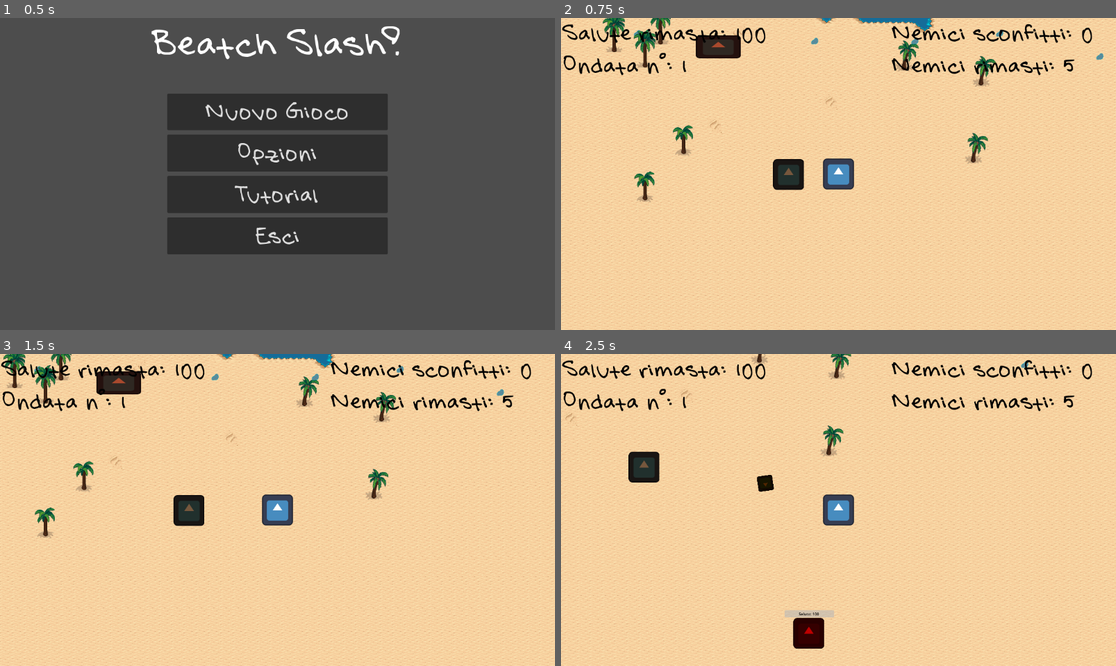
Above: before the commit, frames 1-4 (two rows, left to right).
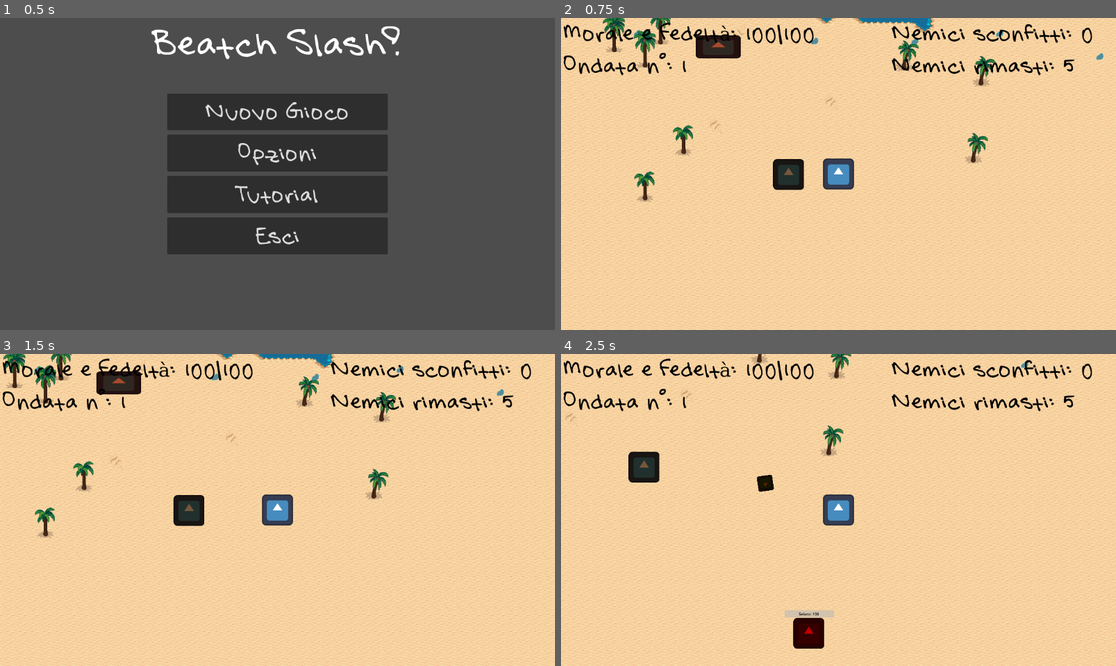
Above: after the commit, the same moments.

Repository: xMarcoMax/BeatchSlash
Game: Godot game, scene res://Scenes/main_menu.tscn
Two runs of this game, one before a commit and one after it. Both use one fixed random seed, a clock stepped at 60 frames per second and the inputs below. The engine's default icon, where the game draws it, is replaced by a stand-in: a white triangle on a blue panel in a dark square.
Inputs (mouse positions are in pixels of both pictures, inside the frame that each line leads up to):
- Up to frame 1 (0.5 s): no input
- Up to frame 2 (0.75 s): click "Nuovo Gioco" at 0.5 s
- Up to frame 3 (1.5 s): tap Enter at 1.25 s; move the mouse to (399, 494) at 1.27 s; hold Right (ui_right) from 1.28 s (still down); hold Space (run) from 1.28 s (still down)
- Up to frame 4 (2.5 s): move the mouse to (727, 525) at 2.02 s; release Right (ui_right) at 2.03 s; release Space (run) at 2.03 s; hold Down (ui_down) from 2.03 s (still down); right-click (727, 525) at 2.1 s

Frame 1 is identical in both runs. In frame 2, 1.0% of the frame differs, in the area x 0-46%, y 1-9%; in frame 3, 1.0%; in frame 4, 1.1%.

Commit message:
Prima bozza sistema acquisto upgrades

Diff:
--- a/Objects/hud.tscn
+++ b/Objects/hud.tscn
@@ -51,4 +51,4 @@
 theme_override_colors/font_color = Color(0, 0, 0, 1)
 theme_override_fonts/font = ExtResource("1_bc8po")
 theme_override_font_sizes/font_size = 40
-text = "Record per partita: 5"
+text = "Rimasti: 5"
--- /dev/null
+++ b/Objects/item.tscn
@@ -0,0 +1,19 @@
+[gd_scene load_steps=3 format=3 uid="uid://divnmkak0l460"]
+
+[ext_resource type="FontFile" uid="uid://ca1jm1oqv16by" path="res://Assets/Fonts/Summer.ttf" id="1_uxoyi"]
+[ext_resource type="Texture2D" uid="uid://c67v2s8388bcm" path="res://Assets/icon.svg" id="2_xcira"]
+
+[node name="Item" type="VBoxContainer"]
+offset_right = 40.0
+offset_bottom = 40.0
+
+[node name="Name" type="Label" parent="."]
+layout_mode = 2
+theme_override_fonts/font = ExtResource("1_uxoyi")
+text = "Nome Articolo"
+horizontal_alignment = 1
+
+[node name="Image" type="TextureButton" parent="."]
+layout_mode = 2
+tooltip_text = "Descrizione Articolo"
+texture_normal = ExtResource("2_xcira")
--- a/Scenes/level.tscn
+++ b/Scenes/level.tscn
@@ -11,6 +11,7 @@
 [ext_resource type="Texture2D" uid="uid://dv3ukkfsjy8a3" path="res://Assets/Tiles/beach-desert.png" id="3_x66pn"]
 [ext_resource type="PackedScene" uid="uid://bvn7wqfspf5nw" path="res://Scenes/game_over.tscn" id="4_crh0w"]
 [ext_resource type="PackedScene" uid="uid://rwfa2y1hi3hm" path="res://Characters/boyfriend.tscn" id="5_a1jco"]
+[ext_resource type="PackedScene" uid="uid://dhsgh2vnyybdr" path="res://Scenes/upgrades_purchase.tscn" id="5_c7le1"]
 [ext_resource type="Script" uid="uid://do0n1cb3kqcvw" path="res://Scripts/boyfriend.gd" id="6_gulnw"]
 [ext_resource type="PackedScene" uid="uid://5262icj7jl87" path="res://Objects/upgrades.tscn" id="12_pa6b8"]
 [ext_resource type="Script" uid="uid://xiutgrolxo2x" path="res://Scripts/upgrades.gd" id="13_crh0w"]
@@ -581,9 +582,11 @@
 [node name="Level" type="Node2D"]
 script = ExtResource("1_nesj5")
 
-[node name="HUD" parent="." instance=ExtResource("2_c5jan")]
-
-[node name="NextWave" type="Label" parent="HUD"]
+[node name="UI" type="Node" parent="."]
+
+[node name="HUD" parent="UI" instance=ExtResource("2_c5jan")]
+
+[node name="NextWave" type="Label" parent="UI/HUD"]
 visible = false
 anchors_preset = -1
 anchor_left = 0.5
@@ -601,7 +604,30 @@
 theme_override_font_sizes/font_size = 37
 text = "Prossima ondata tra"
 
-[node name="GameOver" parent="." instance=ExtResource("4_crh0w")]
+[node name="UpgradesInteract" type="RichTextLabel" parent="UI/HUD"]
+visible = false
+anchors_preset = -1
+anchor_left = 0.5
+anchor_top = 0.752
+anchor_right = 0.501
+anchor_bottom = 0.752
+offset_left = -325.0
+offset_top = -26.296
+offset_right = 330.848
+offset_bottom = 30.704
+grow_horizontal = 2
+grow_vertical = 2
+theme_override_colors/default_color = Color(0, 0, 0, 1)
+theme_override_fonts/normal_font = ExtResource("3_qxfql")
+theme_override_font_sizes/normal_font_size = 31
+bbcode_enabled = true
+text = "Premi [color=a30000]F[/color] per acquistare potenziamenti"
+horizontal_alignment = 1
+
+[node name="GameOver" parent="UI" instance=ExtResource("4_crh0w")]
+visible = false
+
+[node name="UpgradesPurchase" parent="UI" instance=ExtResource("5_c7le1")]
 visible = false
 
 [node name="World" type="Node2D" parent="."]
--- /dev/null
+++ b/Scenes/upgrades_purchase.tscn
@@ -0,0 +1,120 @@
+[gd_scene load_steps=5 format=3 uid="uid://dhsgh2vnyybdr"]
+
+[ext_resource type="Script" uid="uid://dqw17nvjm30dn" path="res://Scripts/upgrades_purchase.gd" id="1_njbm1"]
+[ext_resource type="FontFile" uid="uid://ca1jm1oqv16by" path="res://Assets/Fonts/Summer.ttf" id="1_xats4"]
+
+[sub_resource type="StyleBoxFlat" id="StyleBoxFlat_xats4"]
+bg_color = Color(0.160784, 0.160784, 0.160784, 0.905882)
+
+[sub_resource type="StyleBoxFlat" id="StyleBoxFlat_njbm1"]
+bg_color = Color(0.13, 0.13, 0.13, 1)
+
+[node name="UpgradesPurchase" type="CanvasLayer"]
+script = ExtResource("1_njbm1")
+
+[node name="Panel" type="Panel" parent="."]
+anchors_preset = 15
+anchor_right = 1.0
+anchor_bottom = 1.0
+grow_horizontal = 2
+grow_vertical = 2
+theme_override_styles/panel = SubResource("StyleBoxFlat_xats4")
+
+[node name="ShopName" type="Label" parent="Panel"]
+layout_mode = 1
+anchors_preset = 5
+anchor_left = 0.5
+anchor_right = 0.5
+offset_left = -71.0
+offset_right = 71.0
+offset_bottom = 23.0
+grow_horizontal = 2
+theme_override_fonts/font = ExtResource("1_xats4")
+theme_override_font_sizes/font_size = 30
+text = "Nome Negozio SrL"
+horizontal_alignment = 1
+
+[node name="TabContainer" type="TabContainer" parent="Panel"]
+layout_mode = 1
+anchors_preset = 15
+anchor_right = 1.0
+anchor_bottom = 1.0
+offset_top = 63.0
+offset_bottom = -70.0
+grow_horizontal = 2
+grow_vertical = 2
+theme_override_styles/panel = SubResource("StyleBoxFlat_njbm1")
+tab_alignment = 1
+current_tab = 0
+
+[node name="Player" type="Control" parent="Panel/TabContainer"]
+layout_mode = 2
+metadata/_tab_index = 0
+
+[node name="ScrollContainer" type="ScrollContainer" parent="Panel/TabContainer/Player"]
+layout_mode = 1
+anchors_preset = 15
+anchor_right = 1.0
+anchor_bottom = 1.0
+offset_top = 22.0
+grow_horizontal = 2
+grow_vertical = 2
+
+[node name="GridContainer" type="GridContainer" parent="Panel/TabContainer/Player/ScrollContainer"]
+layout_mode = 2
+columns = 10
+
+[node name="Target" type="Control" parent="Panel/TabContainer"]
+visible = false
+layout_mode = 2
+metadata/_tab_index = 1
+
+[node name="ScrollContainer" type="ScrollContainer" parent="Panel/TabContainer/Target"]
+layout_mode = 1
+anchors_preset = 15
+anchor_right = 1.0
+anchor_bottom = 1.0
+offset_top = 22.0
+grow_horizontal = 2
+grow_vertical = 2
+
+[node name="GridContainer" type="GridContainer" parent="Panel/TabContainer/Target/ScrollContainer"]
+layout_mode = 2
+columns = 10
+
+[node name="Bonus" type="Control" parent="Panel/TabContainer"]
+visible = false
+layout_mode = 2
+metadata/_tab_index = 2
+
+[node name="ScrollContainer" type="ScrollContainer" parent="Panel/TabContainer/Bonus"]
+layout_mode = 1
+anchors_preset = 15
+anchor_right = 1.0
+anchor_bottom = 1.0
+offset_top = 22.0
+grow_horizontal = 2
+grow_vertical = 2
+
+[node name="GridContainer" type="GridContainer" parent="Panel/TabContainer/Bonus/ScrollContainer"]
+layout_mode = 2
+columns = 10
+
+[node name="Button" type="Button" parent="Panel"]
+layout_mode = 1
+anchors_preset = 7
+anchor_left = 0.5
+anchor_top = 1.0
+anchor_right = 0.5
+anchor_bottom = 1.0
+offset_left = -57.0
+offset_top = -66.0
+offset_right = 57.0
+offset_bottom = -12.0
+grow_horizontal = 2
+grow_vertical = 0
+theme_override_fonts/font = ExtResource("1_xats4")
+theme_override_font_sizes/font_size = 30
+text = "Esci"
+
+[connection signal="pressed" from="Panel/Button" to="." method="_on_button_pressed"]
--- a/Scripts/Autoload/SignalManager.gd
+++ b/Scripts/Autoload/SignalManager.gd
@@ -9,6 +9,9 @@
 
 #Segnali per l'hud
 signal update_health(value)
+signal update_shield(value)
+
+signal update_health_shield(health, shield)
 
 signal game_over
 signal game_started
--- a/Scripts/boyfriend.gd
+++ b/Scripts/boyfriend.gd
@@ -20,14 +20,17 @@
 func _process(delta):
 	pass
 
-func _physics_process(delta):
-	pass
-
 func _on_enemy_attack(damage):
-	hp -= damage
-	SignalManager.update_health.emit(hp)
+	calculate_health_values(damage)
 	if hp <= 0:
 		SignalManager.game_over.emit()
+
+func calculate_health_values(damage):
+	if shield > 0:
+		shield -= damage
+	else:
+		hp -= damage
+	SignalManager.update_health_shield.emit(hp, shield)
 
 func set_hp(value):
 	pass
--- a/Scripts/hud.gd
+++ b/Scripts/hud.gd
@@ -1,21 +1,23 @@
 extends CanvasLayer
 
-@onready var health: Label =$HealthAndWave/Health
-@onready var wave: Label = $HealthAndWave/Wave
-@onready var defeated: Label = $DefeatedAndRemain/EnemyDefeated
-@onready var record: Label = $DefeatedAndRemain/EnemyRemain
+@onready var health_label: Label =$HealthAndWave/Health
+@onready var wave_label: Label = $HealthAndWave/Wave
+@onready var defeated_label: Label = $DefeatedAndRemain/EnemyDefeated
+@onready var record_label: Label = $DefeatedAndRemain/EnemyRemain
 
 func _ready():
-	SignalManager.update_health.connect(set_health)
-
-func set_health(value):
-	health.text = "Salute rimasta: " + str(value)
+	SignalManager.update_health_shield.connect(set_values)
 
 func set_wave(value):
-	wave.text = "Ondata n°: "+str(value)
+	wave_label.text = "Ondata n°: "+str(value)
 
 func set_defeated(value):
-	defeated.text = "Nemici sconfitti: "+str(value)
+	defeated_label.text = "Nemici sconfitti: "+str(value)
 
 func set_remain(value):
-	record.text = "Nemici rimasti: "+str(value)
+	record_label.text = "Nemici rimasti: "+str(value)
+
+func set_values(health, shield):
+	health = 0 if health < 0 else health
+	shield = 0 if shield < 0 else shield
+	health_label.text = "Morale e Fedeltà: " + str(shield) + "|" + str(health)
--- a/Scripts/level.gd
+++ b/Scripts/level.gd
@@ -3,9 +3,9 @@
 @onready var player: CharacterBody2D = $Player
 @onready var target: CharacterBody2D = get_node("Boyfriend")
 @onready var spawn_area: Area2D = $World/EnemySpawn
-@onready var hud: CanvasLayer = $HUD
-@onready var game_over: CanvasLayer = $GameOver
-@onready var next_wave: Label = $HUD/NextWave
+@onready var hud: CanvasLayer = $UI/HUD
+@onready var game_over: CanvasLayer = $UI/GameOver
+@onready var next_wave: Label = $UI/HUD/NextWave
 @onready var next_wave_timer: Timer = $NextWaveTimer
 
 const base_enemy_health = 100
@@ -25,7 +25,7 @@
 	total_enemies = base_enemy_number
 	spawn_number = base_enemy_number
 	remain = base_enemy_number
-	hud.set_health(target.hp)
+	hud.set_values(target.shield, target.hp)
 	hud.set_wave(wave)
 	hud.set_defeated(defeated_total)
 	hud.set_remain(total_enemies)
--- a/Scripts/main_menu.gd
+++ b/Scripts/main_menu.gd
@@ -1,7 +1,6 @@
 extends Control
 
 func _ready():
-	print(MusicManager.is_music_playing())
 	if !MusicManager.is_music_playing():
 		MusicManager.load_menu_music()
 
--- a/Scripts/upgrades.gd
+++ b/Scripts/upgrades.gd
@@ -1,12 +1,38 @@
 extends StaticBody2D
 
-@onready var area = $Area2D
-@onready var sprite = $Sprite2D
-@onready var shape = $CollisionShape2D
+@onready var area: Area2D = $Area2D
+@onready var sprite: Sprite2D = $Sprite2D
+@onready var shape: CollisionShape2D = $CollisionShape2D
+@onready var upgrades_text: RichTextLabel = $"../UI/HUD/UpgradesInteract"
+@onready var wave_timer: Timer = $"../NextWaveTimer"
+@onready var purchase: CanvasLayer = $"../UI/UpgradesPurchase"
+
+var player_in_range = false
 
 func _ready():
 	area.body_entered.connect(_on_body_entered)
+	area.body_exited.connect(_on_body_exited)
+
+func _input(event):
+	if event.is_action_pressed("buy_upgrades") and !wave_timer.is_stopped():
+		purchase.visible = true
+	elif event.is_action_pressed("esc"):
+		purchase.visible = false
+
+func _process(delta):
+	if wave_timer.is_stopped() and player_in_range:
+		upgrades_text.visible = false
+		purchase.visible = false
+		player_in_range = false
 
 func _on_body_entered(body):
+	if body.is_in_group("player") and !wave_timer.is_stopped():
+		upgrades_text.visible = true
+		player_in_range = true
+		print("Player entrato")
+
+func _on_body_exited(body):
 	if body.is_in_group("player"):
-		print("Player entratow")
+		upgrades_text.visible = false
+		player_in_range = false
+		print("Player uscitow")
--- /dev/null
+++ b/Scripts/upgrades_purchase.gd
@@ -0,0 +1,40 @@
+extends CanvasLayer
+
+@onready var player_upgrades: GridContainer = $Panel/TabContainer/Player/ScrollContainer/GridContainer
+@onready var target_upgrades: GridContainer = $Panel/TabContainer/Target/ScrollContainer/GridContainer
+@onready var bonus_upgrades: GridContainer = $Panel/TabContainer/Bonus/ScrollContainer/GridContainer
+
+var item
+func _ready():
+	#caricherò gli item da qui
+	#item = load("res://Objects/item.tscn").instantiate()
+	populate_player_tab()
+	populate_target_tab()
+	populate_bonus_tab()
+
+func populate_player_tab():
+	for i in range(20):
+		item = load("res://Objects/item.tscn").instantiate()
+		var image = item.get_node("Image")
+		image.pressed.connect(_purchase_item)
+		player_upgrades.add_child(item)
+
+func populate_target_tab():
+	for i in range(20):
+		item = load("res://Objects/item.tscn").instantiate()
+		var image = item.get_node("Image")
+		image.pressed.connect(_purchase_item)
+		target_upgrades.add_child(item)
+
+func populate_bonus_tab():
+	for i in range(20):
+		item = load("res://Objects/item.tscn").instantiate()
+		var image = item.get_node("Image")
+		image.pressed.connect(_purchase_item)
+		bonus_upgrades.add_child(item)
+
+func _on_button_pressed():
+	visible = false
+
+func _purchase_item():
+	print("Item Acquistato")
--- a/project.godot
+++ b/project.godot
@@ -73,14 +73,19 @@
 "events": [Object(InputEventMouseButton,"resource_local_to_scene":false,"resource_name":"","device":-1,"window_id":0,"a …(258 unchanged characters)…
 ]
 }
-slash={
-"deadzone": 0.5,
-"events": [Object(InputEventMouseButton,"resource_local_to_scene":false,"resource_name":"","device":-1,"window_id":0,"alt_pressed":false,"shift_pressed":false,"ctrl_pressed":false,"meta_pressed":false,"button_mask":1,"position":Vector2(196, 14),"global_position":Vector2(205, 60),"factor":1.0,"button_index":1,"canceled":false,"pressed":true,"double_click":false,"script":null)
-]
-}
 run={
 "deadzone": 0.5,
 "events": [Object(InputEventKey,"resource_local_to_scene":false,"resource_name":"","device":-1,"window_id":0,"alt_press …(191 unchanged characters)…
+]
+}
+buy_upgrades={
+"deadzone": 0.2,
+"events": [Object(InputEventKey,"resource_local_to_scene":false,"resource_name":"","device":-1,"window_id":0,"alt_pressed":false,"shift_pressed":false,"ctrl_pressed":false,"meta_pressed":false,"pressed":false,"keycode":0,"physical_keycode":70,"key_label":0,"unicode":102,"location":0,"echo":false,"script":null)
+]
+}
+esc={
+"deadzone": 0.2,
+"events": [Object(InputEventKey,"resource_local_to_scene":false,"resource_name":"","device":-1,"window_id":0,"alt_pressed":false,"shift_pressed":false,"ctrl_pressed":false,"meta_pressed":false,"pressed":false,"keycode":0,"physical_keycode":4194305,"key_label":0,"unicode":0,"location":0,"echo":false,"script":null)
 ]
 }
 
Not shown: 1 places in Scenes/level.tscn that only renumber resources
Not shown, added: Scripts/upgrades_purchase.gd.uid
